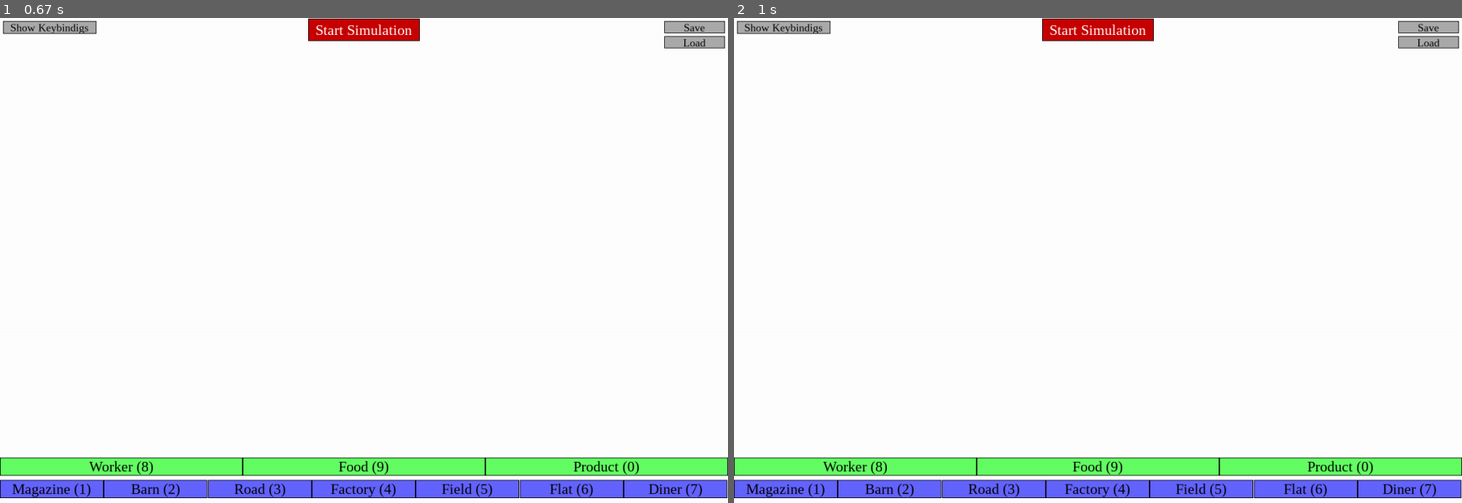
Above: before the commit, frames 1-2 (left to right).
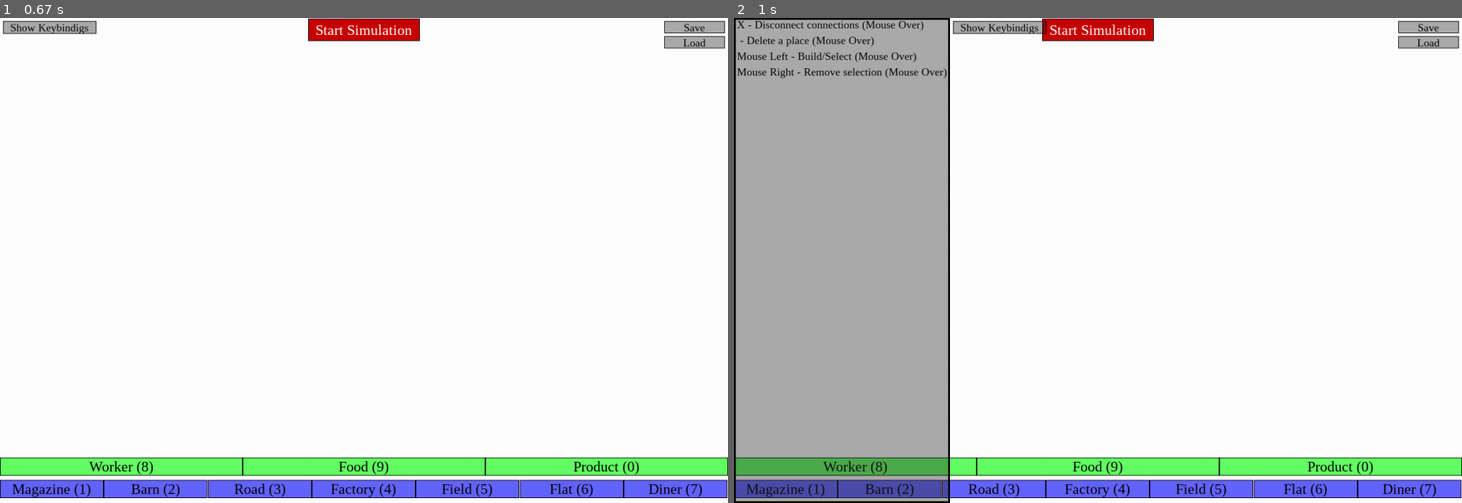
Above: after the commit, the same moments.

Repository: AvanaPY/SimSims
Game: pygame game, started from __main__.py
Two runs of this game, one before a commit and one after it. Both use one fixed random seed, a clock stepped at 60 frames per second and the inputs below.
Inputs:
- Up to frame 1 (0.67 s): tap V at 0.33 s
- Up to frame 2 (1 s): tap  at 0.67 s

Frame 1 is identical in both runs. In frame 2, 30% of the frame differs, in the area x 0-43%, y 0-100%.

Commit message:
Improved save and load system. Given containers a responsibility. Yeet

Diff:
--- a/__main__.py
+++ b/__main__.py
@@ -1,11 +1,11 @@
 import os
 os.environ['PYGAME_HIDE_SUPPORT_PROMPT'] = 'hide'
 
-from simsims import SimsSims
+from simsims import SimSims
 
 SAVE_DIRECTORY = './saves'
 
 DIMS = (1200, 800)
 
-sims = SimsSims(DIMS, save_dir=SAVE_DIRECTORY)
+sims = SimSims(DIMS, save_dir=SAVE_DIRECTORY)
 sims.start()
--- a/saves/test.json
+++ b/saves/test.json
@@ -7,32 +7,7 @@
         "out": [
             4
         ],
-        "resources": [
-            {
-                "type": "Product"
-            },
-            {
-                "type": "Product"
-            },
-            {
-                "type": "Product"
-            },
-            {
-                "type": "Product"
-            },
-            {
-                "type": "Product"
-            },
-            {
-                "type": "Product"
-            },
-            {
-                "type": "Product"
-            },
-            {
-                "type": "Product"
-            }
-        ],
+        "resources": [],
         "radius": 60,
         "position": [
             294,
@@ -64,15 +39,6 @@
             5
         ],
         "resources": [
-            {
-                "type": "Food"
-            },
-            {
-                "type": "Food"
-            },
-            {
-                "type": "Food"
-            },
             {
                 "type": "Food"
             },
@@ -128,19 +94,35 @@
         "resources": [
             {
                 "type": "Worker",
-                "viability": 0.05597538248399275
-            },
-            {
-                "type": "Worker",
-                "viability": 0.2773959296001927
-            },
-            {
-                "type": "Worker",
-                "viability": 0.363096902203197
-            },
-            {
-                "type": "Worker",
-                "viability": 0.6
+                "viability": 0.8
+            },
+            {
+                "type": "Worker",
+                "viability": 0.1799999999999999
+            },
+            {
+                "type": "Worker",
+                "viability": 0.292507823596286
+            },
+            {
+                "type": "Worker",
+                "viability": 0.66
+            },
+            {
+                "type": "Worker",
+                "viability": 0.2800000000000001
+            },
+            {
+                "type": "Worker",
+                "viability": 0.43308066182737365
+            },
+            {
+                "type": "Worker",
+                "viability": 0.78
+            },
+            {
+                "type": "Worker",
+                "viability": 0.6494248873341024
             }
         ],
         "radius": 60,
@@ -163,8 +145,7 @@
         "dims": [
             126,
             126
-        ],
-        "viabilityreductionperworker": 0.05
+        ]
     },
     {
         "type": "Field",
@@ -175,7 +156,15 @@
             1,
             2
         ],
-        "resources": [],
+        "resources": [
+            {
+                "type": "Worker",
+                "viability": 0.42
+            },
+            {
+                "type": "Food"
+            }
+        ],
         "position": [
             784,
             431
@@ -195,7 +184,9 @@
         "dims": [
             90,
             90
-        ]
+        ],
+        "haswaitingresources": true,
+        "nextavailable": 1590348971.7996633
     },
     {
         "type": "Flat",
@@ -206,7 +197,20 @@
         "out": [
             2
         ],
-        "resources": [],
+        "resources": [
+            {
+                "type": "Worker",
+                "viability": 0.78
+            },
+            {
+                "type": "Worker",
+                "viability": 0.84
+            },
+            {
+                "type": "Worker",
+                "viability": 1
+            }
+        ],
         "position": [
             449,
             95
@@ -226,7 +230,9 @@
         "dims": [
             90,
             90
-        ]
+        ],
+        "haswaitingresources": true,
+        "nextavailable": 1590348971.9216948
     },
     {
         "type": "Diner",
@@ -237,7 +243,12 @@
         "out": [
             2
         ],
-        "resources": [],
+        "resources": [
+            {
+                "type": "Worker",
+                "viability": 0.3626153400628924
+            }
+        ],
         "position": [
             764,
             92
@@ -257,7 +268,9 @@
         "dims": [
             90,
             90
-        ]
+        ],
+        "haswaitingresources": true,
+        "nextavailable": 1590348972.1997669
     },
     {
         "type": "Factory",
@@ -268,7 +281,11 @@
             0,
             2
         ],
-        "resources": [],
+        "resources": [
+            {
+                "type": "Product"
+            }
+        ],
         "position": [
             453,
             432
@@ -288,6 +305,8 @@
         "dims": [
             90,
             90
-        ]
+        ],
+        "haswaitingresources": true,
+        "nextavailable": 1590348972.5228508
     }
 ]
--- a/sim_assets/keybindings.py
+++ b/sim_assets/keybindings.py
@@ -8,7 +8,7 @@
         self.INTERACT = pygame.BUTTON_LEFT
         self.DESELECT = pygame.BUTTON_RIGHT
         self.DISCONNECT_PLACE_CONNECTIONS = pygame.K_x
-        self.DELETE_PLACE = pygame.K_v
+        self.DELETE_PLACE = pygame.BUTTON_MIDDLE
 
         self.SELECT_TYPE_MAGAZINE = pygame.K_1
         self.SELECT_TYPE_BARN     = pygame.K_2
--- a/sim_assets/places.py
+++ b/sim_assets/places.py
@@ -217,6 +217,12 @@
 class Node(Place):
     def __init__(self, name, uses, produces, *args, **kwargs):
         super().__init__(name, uses, produces, *args, **kwargs)
+        self._has_waiting_resources = kwargs.get('haswaitingresources', False)
+        self._next_available = kwargs.get('nextavailable', 0)
+
+    @property
+    def waiting_resources(self):
+        return self._has_waiting_resources
 
     def blit(self):
         # Create a surface
@@ -259,7 +265,7 @@
         return self._dims
 
     def update(self):
-        if not self._working:
+        if not self._working and not self._has_waiting_resources and self._next_available - time.time() < 0:
             if self.get_resources():
                 thread = threading.Thread(target=self.use_resources, args=(1, ))
                 thread.setDaemon(True)
@@ -269,15 +275,20 @@
         return False
     def use_resources(self, delay=1):
         pass
-    def deliver_resource(self, r):
-        for place in self._outgoing_connections:
-            if place.uses(type(r)) and place.insert(r):
-                self._resources.remove(r)
-                return True
-        return False
+    def give_resources(self, container):
+        """
+            If this Node has any resources waiting to be delivered, it will give any resources it can to the container. If a resource can't be given it will simply skip to the next one.
+        """
+        if self._has_waiting_resources:
+            for resource in self._resources[:]:
+                if container.uses(type(resource)):
+                    container.insert(resource)
+                    self._resources.remove(resource)
+            self._has_waiting_resources = len(self._resources) != 0
+            self._next_available = time.time() + 0.2
 
 class Factory(Node):
-    VIABILITY_DIFF = 0.1
+    WORKER_DAMAGE = 0.1
     CHANCE_OF_ACCIDENT = 0.05
     def __init__(self, *args, **kwargs):
         super().__init__('Factory', (Worker,), (Worker, Product,), *args, **kwargs)
@@ -290,24 +301,16 @@
 
         worker = self._resources[0]
         viability_penalty = map_from_to(worker.viability, 0, 1, 2, 1)
-        time.sleep(delay/3 * worker.viability)
+        time.sleep(delay/2 * viability_penalty)
         for r in self._resources[:]:
             if type(r) == Worker:
                 self._resources.append(Product())
-
-        time.sleep(delay/3)
-        for resource in self._resources[:]:  # Copy the list to avoid issues
-            t = type(resource)
-            if t == Product:
-                self.deliver_resource(resource)
-            elif t == Worker:
-                if self.random_accident() or resource.damage(self.VIABILITY_DIFF):
-                    self._resources.remove(resource)
-                else:
-                    self.deliver_resource(resource)
-
-        time.sleep(delay/3)
+                if self.random_accident() or r.damage(self.WORKER_DAMAGE):
+                    self._resources.remove(r)
+
+        time.sleep(delay/2)
         self._working = False
+        self._has_waiting_resources = True
 
     def get_resources(self):
         if len(self._resources) == 0:
@@ -335,24 +338,16 @@
 
         worker = self._resources[0]
         viability_penalty = map_from_to(worker.viability, 0, 1, 2, 1)
-        time.sleep(delay/3 * worker.viability)
+        time.sleep(delay/2 * viability_penalty)
         for r in self._resources[:]:
             if type(r) == Worker:
                 self._resources.append(Food())
-
-        time.sleep(delay/3)
-        for resource in self._resources[:]:  # Copy the list to avoid issues
-            t = type(resource)
-            if t == Food:
-                self.deliver_resource(resource)
-            elif t == Worker:
                 if self.random_accident():
-                    self._resources.remove(resource)
-                else:
-                    self.deliver_resource(resource)
-
-        time.sleep(delay/3)
+                    self._resources.remove(r)
+
+        time.sleep(delay/2)
         self._working = False
+        self._has_waiting_resources = True
 
     def get_resources(self):
         if len(self._resources) == 0:
@@ -368,14 +363,15 @@
         return False
 
 class Flat(Node):
-    VIABILITY_INCREASE = 0.1
+    VIABILITY_INCREASE = 0.25
+    CHANCE_OF_TWO_WRKR = 0.4
     def __init__(self, *args, **kwargs):
         super().__init__('Flat', (Worker, Product), (Worker, ), *args, **kwargs)
 
     def use_resources(self, delay=1):
         self._working = True
 
-        time.sleep(delay/3)
+        time.sleep(delay/2)
         workers = self._count_resources(Worker)[0]
         if workers == 2:
             self._resources.append(Worker())
@@ -383,28 +379,25 @@
             for resource in self._resources[:]:
                 if type(resource) == Worker:
                     resource.add_viability(self.VIABILITY_INCREASE)
-        for resource in self._resources:
-            if type(resource) == Product:
-                self._resources.remove(resource)
-
-        time.sleep(delay/3)
-        for resource in self._resources[:]:  # Copy the list to avoid issues
-            if type(resource) == Worker:
-                self.deliver_resource(resource)
-
-        time.sleep(delay/3)
+        self._resources = [r for r in self._resources if type(r) != Product]
+
+        time.sleep(delay/2)
         self._working = False
+        self._has_waiting_resources = True
 
     def get_resources(self):
         counts = self._count_resources((Product, Worker))
         count_sum = sum(counts)
-        if counts[0] < 1:
+        if counts[0] == 0:
             for place in self._ingoing_connections:
                 if isinstance(place, Magazine) and place.place_resource(self):
                     break
-        if counts[1] < 2:
-            for place in self._ingoing_connections:
-                if isinstance(place, Road) and place.place_resource(self):
+        elif counts[1] == 0:
+            for _ in range(2):
+                for place in self._ingoing_connections:
+                    if isinstance(place, Road) and place.place_resource(self):
+                        break
+                if random.random() > self.CHANCE_OF_TWO_WRKR or self._count_resources(Worker)[0] > 1:
                     break
         return counts[0] == 1 and counts[1] in (1, 2)
 
@@ -415,10 +408,10 @@
         return False
 
 class Diner(Node):
-    MAX_VIABILITY_INCREASE = 0.3
-    MIN_VIABILITY_INCREASE = 0.1
+    MAX_VIABILITY_INCREASE = 0.7
+    MIN_VIABILITY_INCREASE = 0.2
     FOOD_POISON_CHANCE = 0.2
-    FOOD_POISON_FACTOR = -0.2
+    FOOD_POISON_FACTOR = -0.5
     def __init__(self, *args, **kwargs):
         super().__init__('Diner', (Worker, Food), (Worker, ), *args, **kwargs)
 
@@ -436,11 +429,10 @@
         self._resources.remove(food)
         if worker.add_viability(self.viability):
             self._resources.remove(worker)
-        else:
-            self.deliver_resource(worker)
 
         time.sleep(delay/2)
         self._working = False
+        self._has_waiting_resources = True
 
     def get_resources(self):
         counts = self._count_resources((Food, Worker))
@@ -539,6 +531,11 @@
                     return True
             return False
 
+    def update(self):
+        for place in self._ingoing_connections:
+            if isinstance(place, Node):
+                place.give_resources(self)
+
 class Magazine(Container):
     def __init__(self, *args, **kwargs):
         super().__init__('Magazine', (Product,), (Product,), *args, **kwargs)
@@ -549,6 +546,7 @@
             return True
         return False
 
+
 class Barn(Container):
     def __init__(self, *args, **kwargs):
         super().__init__('Barn', (Food, ), (Food, ), *args, **kwargs)
@@ -560,13 +558,13 @@
         return False
 
 class Road(Container):
+    VIABILITY_REDUCTION_PER_WORKER = 0.02
     def __init__(self, *args, **kwargs):
         super().__init__('Road', (Worker,), (Worker,), *args, **kwargs)
-        self._viability_reduction_per_worker = 0.05
 
     @property
     def viability(self):
-        return self._viability_reduction_per_worker * len(self._resources)
+        return self.VIABILITY_REDUCTION_PER_WORKER * len(self._resources)
 
     def insert(self, r: Resource):
         if isinstance(r, Worker):
--- a/simsims.py
+++ b/simsims.py
@@ -1,7 +1,8 @@
 import sys
 import pygame
-
-APPLICATION_NAME = 'SimsSims'
+import os
+
+APPLICATION_NAME = 'SimSims'
 BACKGROUND_COLOUR = (255, 255, 255)
 
 pygame.init()
@@ -9,7 +10,6 @@
 
 import threading
 import json
-
 
 from sim_assets import bindings as keybindings
 from ui_assets import UI, Panel, Button
@@ -17,7 +17,7 @@
 from sim_assets import Worker, Food, Product
 from sim_assets import Map
 
-class SimsSims:
+class SimSims:
     def __init__(self, dims, *args, **kwargs):
         self._dims = dims
         self._window = pygame.display.set_mode(dims)
@@ -69,6 +69,15 @@
                                     background_colour=(40, 40, 40, 100), text_colour=(0, 0, 0), centered=False)
         self._ui.add_button(self._save_button)
         self._ui.add_button(self._load_button)
+
+        w, h = 200, dims[1] - self._save_button.dims[1] - self._load_button.dims[1] - 20
+        self._load_panel = Panel((dims[0] - w, dims[1] - h), (w, h), expand=False)
+
+        h = 20
+        self._load_panel.hide()
+        self._ui.add_panel(self._load_panel)
+        self._update_load_panel()
+        self._show_load_panel = False
 
         selections = (Magazine, Barn, Road, Factory, Field, Flat, Diner)
 
@@ -111,10 +120,9 @@
             for event in pygame.event.get():
                 if event.type == pygame.QUIT or (event.type == pygame.KEYDOWN and event.key == pygame.K_ESCAPE): self.exit()
                 if event.type == pygame.MOUSEBUTTONDOWN:
-                    x, y = event.pos
-                    self.mouse_down(x, y, event.button)
+                    self.handle_input(*event.pos, event.button)
                 if event.type == pygame.KEYDOWN:
-                    self.handle_keyboard_input(*pygame.mouse.get_pos(), event.key)
+                    self.handle_input(*pygame.mouse.get_pos(), event.key)
 
             if self._started_sim:
                 for node in self._map.places:
@@ -166,14 +174,18 @@
         """
         self._map.select_resource_type(r)
 
-    def mouse_down(self, mouse_x, mouse_y, button):
-        """
-            Handles the mouse down event.
-        """
-        if button == keybindings.INTERACT:
+    def handle_input(self, mouse_x, mouse_y, button):
+        """
+            Handles keyboard input.
+        """
+        if button == keybindings.DISCONNECT_PLACE_CONNECTIONS:
+            self.disconnect_connection(mouse_x, mouse_y)
+        elif button == keybindings.DELETE_PLACE:
+            self.delete_place_at(mouse_x, mouse_y)
+        elif button == keybindings.INTERACT:
             btn = None
             for button in self._ui.buttons:
-                if button.point_in_button(mouse_x, mouse_y):
+                if button.point(mouse_x, mouse_y):
                     btn = button
             if btn:
                 btn.call()
@@ -184,15 +196,6 @@
                     self._map.select_building_at(mouse_x, mouse_y)
         elif button == keybindings.DESELECT:
             self._map.deselect_selections()
-
-    def handle_keyboard_input(self, mouse_x, mouse_y, button):
-        """
-            Handles keyboard input.
-        """
-        if button == keybindings.DISCONNECT_PLACE_CONNECTIONS:
-            self.disconnect_connection(mouse_x, mouse_y)
-        elif button == keybindings.DELETE_PLACE:
-            self.delete_place_at(mouse_x, mouse_y)
         else:
             for btn in self._ui.buttons:
                 if btn.keybinding == button:
@@ -243,7 +246,12 @@
     # Loading and saving
 
     def _toggle_load_menu(self):
-        self._load('test.json')
+        if self._show_load_panel:
+            self._load_panel.hide()
+            self._show_load_panel = False
+        else:
+            self._load_panel.unhide()
+            self._show_load_panel = True
 
     def _load(self, item):
         with open(f'{self._save_dir}/{item}', 'rb') as f:
@@ -255,8 +263,21 @@
 
         self.pause_simulation()
         self._wait_threads()
+
+        index = 0
+        base_name = 'simsims'
+        existing_files = [os.path.splitext(l)[0] for l in os.listdir(self._save_dir)]
+        while f'{base_name}_{index}' in existing_files:
+            index += 1
+        name = f'{base_name}_{index}'
         map_json = self._map.json()
-        with open(f'{self._save_dir}/test.json', 'w') as f:
+        with open(f'{self._save_dir}/{name}.json', 'w') as f:
             obj = json.dump(map_json, f)
 
+        self._update_load_panel()
         self._started_sim = state
+
+    def _update_load_panel(self, content_height=20):
+        self._load_panel.clear()
+        for l in os.listdir(self._save_dir):
+            self._load_panel.add_button(text=l, font=self._mid_font, dims=(self._load_panel.dims[0], content_height), func=lambda:self._load(l))
--- a/ui_assets/button.py
+++ b/ui_assets/button.py
@@ -5,18 +5,16 @@
         A button
     """
     def __init__(self, text: str, font: pygame.font.Font,
-                position: tuple, dims: tuple, func, args: list = None, keybinding=None,
+                position: tuple, dims: tuple, func, arg: list = None, keybinding=None,
                 text_aa=True, text_colour: tuple = (255, 255, 255),
                 background_colour: tuple = (40, 40, 40), border_colour: tuple = (0, 0, 0), border_width: int = 1,
-                expand: bool = True, padx: int = 0, pady: int = 0, centered: bool = True):
+                expand: bool = True, padx: int = 0, pady: int = 0, centered: bool = True, *args, **kwargs):
         self._text = text
-        self._position = position
         self._func = func
-        self._args = args
+        self._args = arg
         # Create the text blit of the button
         txt_blit = font.render(text, text_aa, text_colour)
         txt_dims = (txt_blit.get_width(), txt_blit.get_height())
-
 
         # IF we want to expand, check if the text is bigger than the given dimensions
         if not expand:
@@ -56,6 +54,10 @@
     def keybinding(self):
         return self._keybinding
 
+    @property
+    def dims(self):
+        return self._dims
+
     def move(self, dx, dy):
         """
             Moves the button in both axis.
@@ -73,7 +75,7 @@
         """
         self._hidden = False
 
-    def point_in_button(self, x, y):
+    def point(self, x, y):
         """
             Returns a boolean if a point (x, y) is contained inside the button, useful for checking if it's about to be clicked.
         """
--- a/ui_assets/panel.py
+++ b/ui_assets/panel.py
@@ -1,11 +1,12 @@
 import pygame
-
+from .button import Button
 class Panel:
     """
         A panel that can contain things.
     """
-    def __init__(self, position: tuple, dims: tuple, background_colour: tuple = (40, 40, 40, 100), border_colour: tuple = (0, 0, 0), border_width: int = 3,
-                content_offset=5):
+    def __init__(self, position: tuple, dims: tuple,
+                background_colour: tuple = (40, 40, 40, 100), border_colour: tuple = (0, 0, 0), border_width: int = 3,
+                content_offset=5, expand=True):
         self._content = []
         self._position = position
         self._dims = dims
@@ -19,6 +20,7 @@
 
         self._content_offset = content_offset
 
+        self._expand = expand
         self._blit = None
         self._redraw()
 
@@ -38,11 +40,33 @@
     def hidden(self):
         return self._hidden
 
+    @property
+    def buttons(self):
+        if self._hidden:
+            return []
+        else:
+            return [b.content for b in self._content if type(b.content) == Button]
+
+    def next_y(self):
+        y = 0
+        for content in self._content:
+            y += content.get_height() + self._content_offset
+        return y
+
     def add_text(self, text, font: pygame.font.Font, colour=(0, 0, 0)):
         """
             Adds text as content.
         """
-        content = font.render(text, True, colour)
+        blit = font.render(text, True, colour)
+        self._content.append(self.PanelContent(self._content_offset, self.next_y(), text, blit))
+        self._redraw()
+
+    def add_button(self, *args, **kwargs):
+        x, y = 0, self.next_y()
+        kwargs['position'] = x + self.position[0], y + self.position[1]
+        kwargs['centered'] = False
+        button = Button(*args, **kwargs)
+        content = self.PanelContent(x, y, button, button.blit)
         self._content.append(content)
         self._redraw()
 
@@ -55,18 +79,18 @@
         self._blit.fill(self._background_colour)
         pygame.draw.rect(self._blit, self._border_colour, pygame.Rect(0, 0, *self.dims), self._border_width)
 
-        x, y = self._content_offset, self._content_offset
         for cont in self._content:
-            self._blit.blit(cont, (x, y))
-            y += cont.get_height() + self._content_offset
+            self._blit.blit(cont.blit, cont.pos)
 
     def _calculate_width(self):
         """
             Calculates the maximum width in the content and assigns it to the dimensionality of the panel.
         """
-        if self._content:
+        if self._content and self._expand:
             w = max([self._dims[0]] + [cont.get_width() + self._content_offset * 2 for cont in self._content])
             self._dims = w, self._dims[1]
+
+            print(w)
 
     def move(self, dx, dy):
         """
@@ -84,3 +108,16 @@
             Unhides the panel.
         """
         self._hidden = False
+    def clear(self):
+        self._content.clear()
+        self._redraw()
+
+    class PanelContent:
+        def __init__(self, x, y, content, blit):
+            self.pos = (x, y)  # Position on screen
+            self.blit = blit
+            self.content = content  # Content to display
+        def get_width(self):
+            return self.blit.get_width()
+        def get_height(self):
+            return self.blit.get_height()
--- a/ui_assets/ui.py
+++ b/ui_assets/ui.py
@@ -8,7 +8,10 @@
 
     @property
     def buttons(self):
-        return self.Iterator(self._buttons)
+        btns = [b for b in self._buttons]
+        for panel in self._panels:
+            btns += panel.buttons
+        return self.Iterator(btns)
 
     def add_panel(self, panel):
         """
